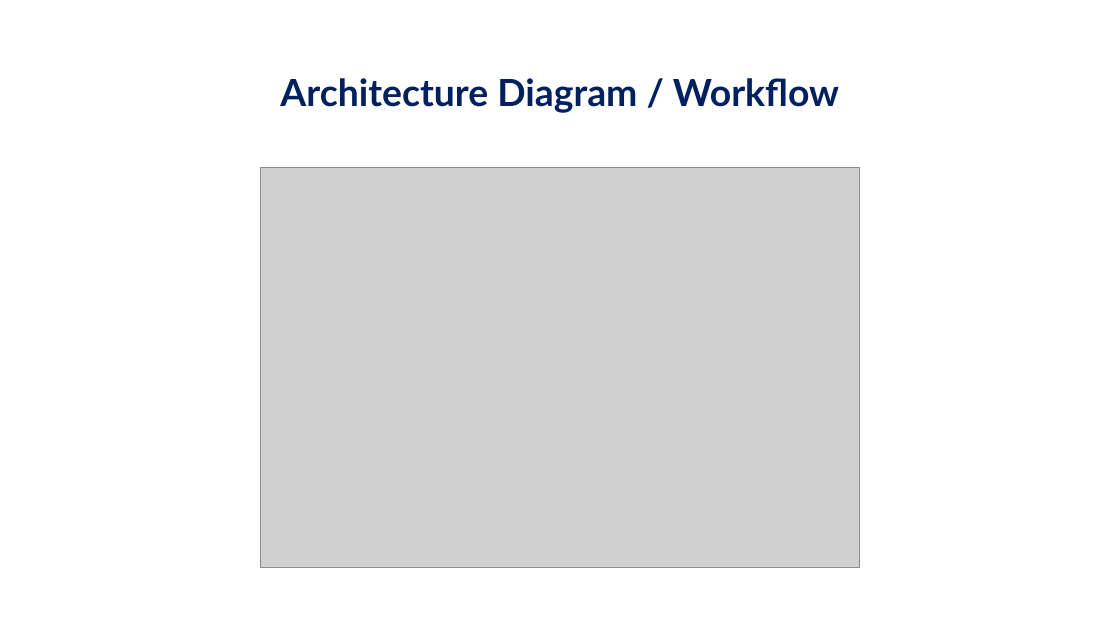
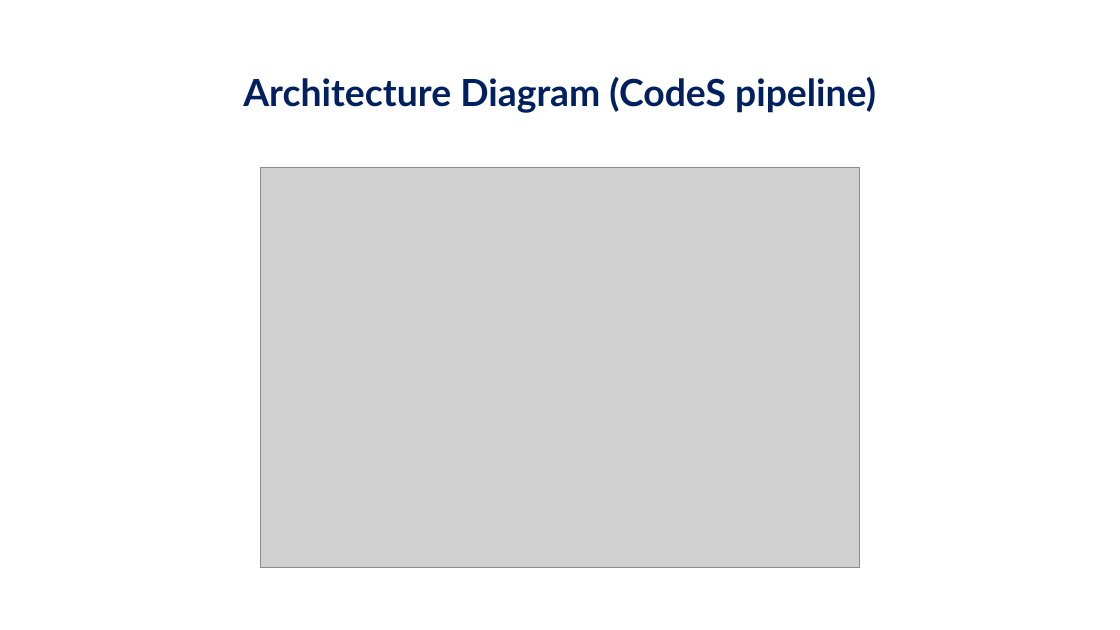
Before and after one commit to jayakanthh/QueryGenie, a slide deck: slide 4 of docs/reviews/Review2_QueryGenie.pptx (slide 6 before the commit). Drawn at 1120x630 pixels with LibreOffice and Linux fonts; fonts in the diff are those of the drawing; grey boxes stand for pictures; background and template pictures are left out. Boxes give left, top, right and bottom in pixels: in the first picture for what was removed or moved away, otherwise in the second. Text is boxed around its words. In the diff, an @@ line names an element or a change of style, - is before the commit and + after.

```diff
--- a/docs/reviews/Review2_QueryGenie.pptx
+++ b/docs/reviews/Review2_QueryGenie.pptx
@@ title at <box>243,77,876,113</box>: text changed @@
-Architecture Diagram / Workflow
+Architecture Diagram (CodeS pipeline)
```
Also in this commit, not shown: 8 other slides changed.
